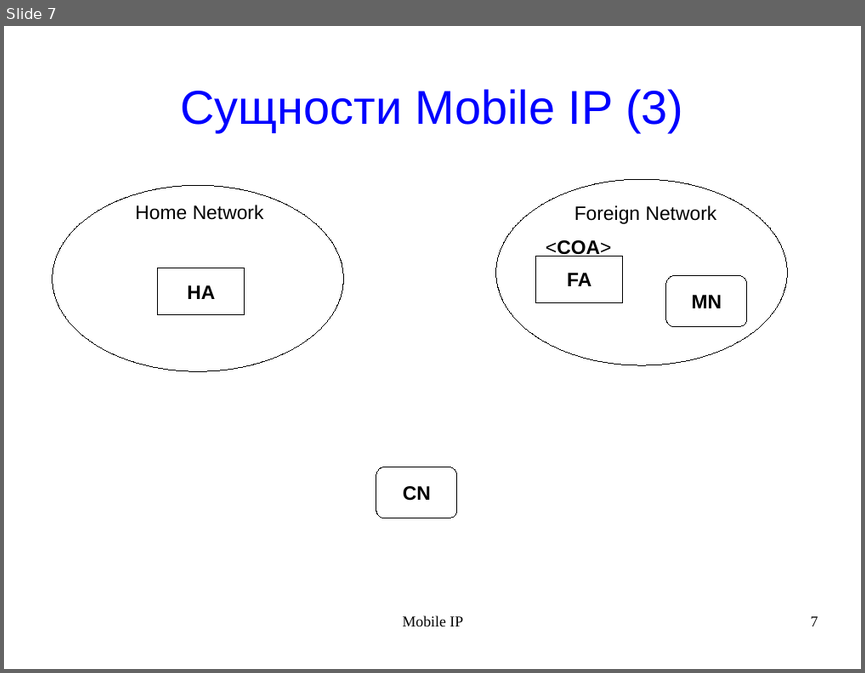
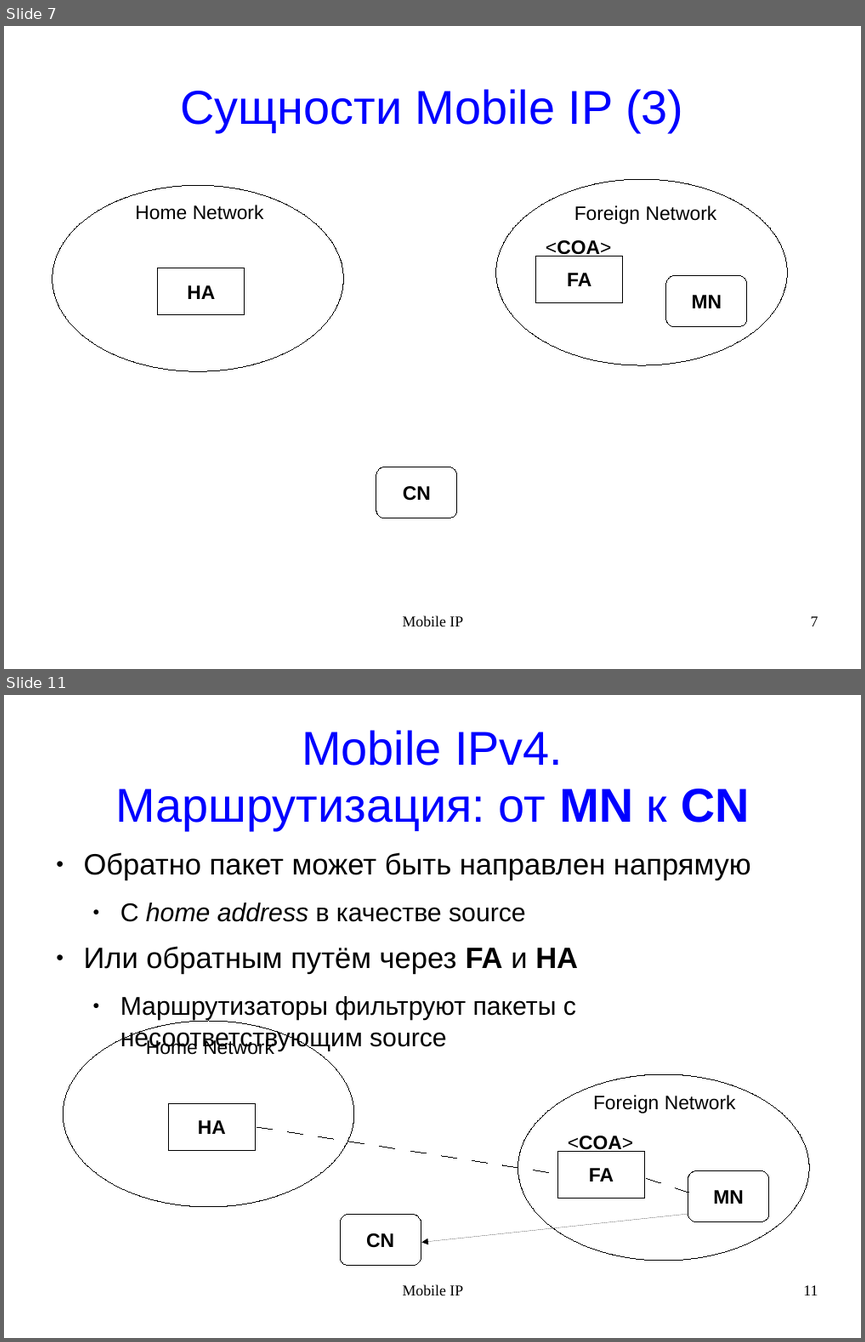
Before and after one commit to rutsky/semester10, a slide deck: Computer_networks/MobileIP/MobileIP.odp. Shown one above the other, each under a label of ours: slide 7 before the commit, slides 7 and 11 after it; the slides between them are not shown. The pictures are 865x673 and 865x1342 pixels, drawn with LibreOffice and Linux fonts; fonts in the diff are those of the drawing. Boxes give left, top, right and bottom in pixels: in the first picture for what was removed or moved away, otherwise in the second. Text is boxed around its words. In the diff, an @@ line names an element or a change of style, - is before the commit and + after.

Commit message:
MobileIP: Presentation ready

```diff
--- a/Computer_networks/MobileIP/MobileIP.odp
+++ b/Computer_networks/MobileIP/MobileIP.odp
@@ slide 11 added at (x1=4, y1=695, x2=861, y2=1338), background #FFFFFF @@
@@ title added at (x1=115, y1=730, x2=749, y2=830), 44 pt, text #0000FF @@
+Mobile IPv4.
+Маршрутизация: от MN к CN
@@ text added at (x1=84, y1=852, x2=751, y2=1020), 23.8 pt, text #000000 @@
+● Обратно пакет может быть направлен напрямую
+  ● С home address в качестве source
+● Или обратным путём через FA и HA
+  ● Маршрутизаторы фильтруют пакеты с несоответствующим source
@@ ellipse added at (x1=64, y1=1021, x2=355, y2=1207), outline #000000 0 pt @@
@@ text added at (x1=146, y1=1038, x2=274, y2=1055), 18 pt, text #000000 @@
+Home Network
@@ ellipse added at (x1=518, y1=1074, x2=810, y2=1260), outline #000000 0 pt @@
@@ text added at (x1=593, y1=1095, x2=736, y2=1113), 18 pt, text #000000 @@
+Foreign Network
@@ rectangle added at (x1=168, y1=1103, x2=255, y2=1150), outline #000000 0 pt, 18 pt, text #000000, bold @@
+HA
@@ line added from (256, 1128) to (558, 1174), #000000 0 pt @@
@@ rectangle added at (x1=558, y1=1151, x2=645, y2=1197), outline #000000 0 pt, 18 pt, text #000000, bold @@
+FA
@@ text added at (x1=568, y1=1135, x2=633, y2=1151), 18 pt, text #000000, bold @@
+<COA>
@@ line added from (647, 1178) to (689, 1192), #000000 0 pt @@
@@ rounded rectangle added at (x1=688, y1=1171, x2=769, y2=1222), outline #000000 0 pt, 18 pt, text #000000, bold @@
+MN
@@ rounded rectangle added at (x1=340, y1=1213, x2=420, y2=1265), outline #000000 0 pt, 18 pt, text #000000, bold @@
+CN
@@ arrow added from (689, 1213) to (421, 1242), #000000 0 pt @@
@@ text added at (x1=403, y1=1284, x2=463, y2=1295), 14 pt, text #000000 @@
+Mobile IP
@@ page number added at (x1=803, y1=1285, x2=817, y2=1295), 14 pt, text #000000 @@
+11
```
Also in this commit, not shown: 4 slides changed, 2 other slides added.
